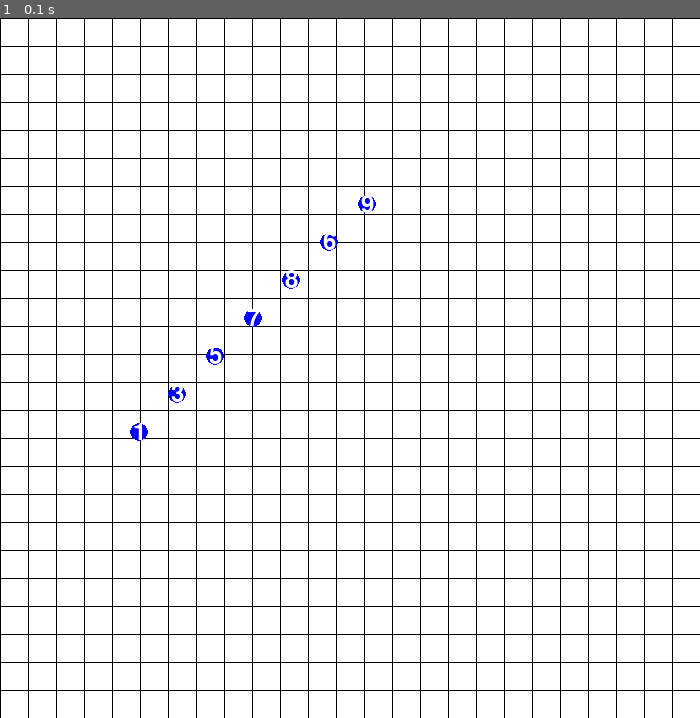
Above: before the commit, frame 1.
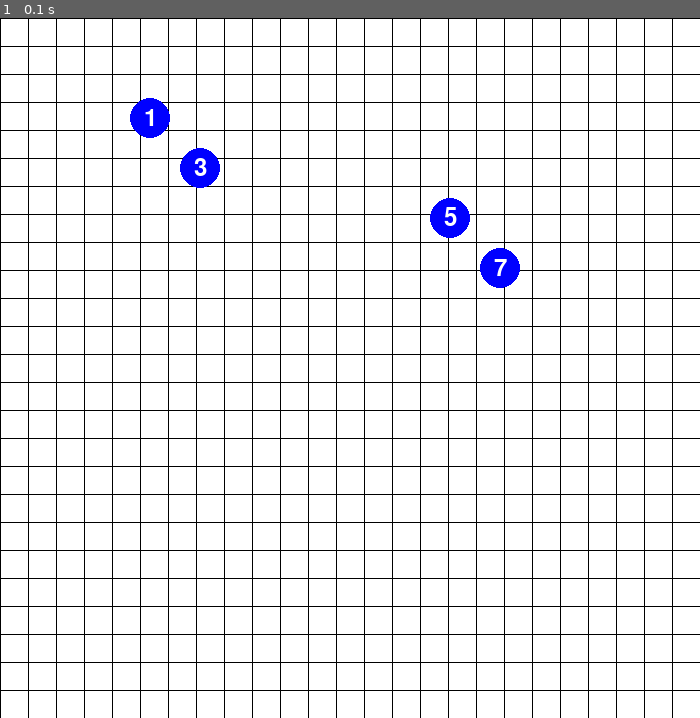
Above: after the commit, the same moment.

Repository: SantiagoAguilar10/Heap-Visualizer-Pygame
Game: pygame game, started from heap.py
Same seed, same stepped clock (60 frames per second), same inputs: the game is played once before the commit and once after it.
Inputs:
- Up to frame 1 (0.1 s): no input

The runs differ from the first frame. In frame 1, 1.2% of the frame differs, in the area x 18-75%, y 11-61%.

Commit message:
Function draw node

Diff:
--- a/heap.py
+++ b/heap.py
@@ -62,6 +62,24 @@
         x += CELL_SIZE + 10
         y -= CELL_SIZE + 10
 
+def draw_node():
+    coor_y = 100
+    counter = 0
+    coor_x = 150
+    for i in heap:
+        pygame.draw.circle(screen, BLUE, (coor_x, coor_y), 20)
+        font = pygame.font.Font(None, 36)
+        text = font.render(str(i), True, WHITE)
+        text_rect = text.get_rect(center=(coor_x, coor_y))
+        screen.blit(text, text_rect)
+        counter += 1
+        coor_x += 150
+        coor_y += 50
+        if counter%2 == 0:
+            coor_x += 100
+        else:
+            coor_x -= 100
+
 
 
 
@@ -75,7 +93,7 @@
                 running = False
         screen.fill(WHITE)
         draw_grid()
-        add()
+        draw_node()
         pygame.display.update()
         sleep(2)
 main()
